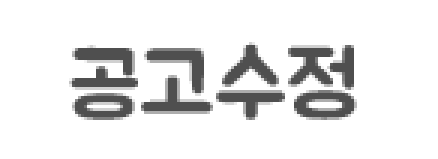
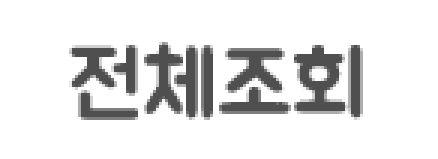
The second 438x159 image is a revision of the first. Changes to its layers:
renamed "공고수정" to "전체조회", painted on it over (x1=69, y1=42, x2=363, y2=120)
